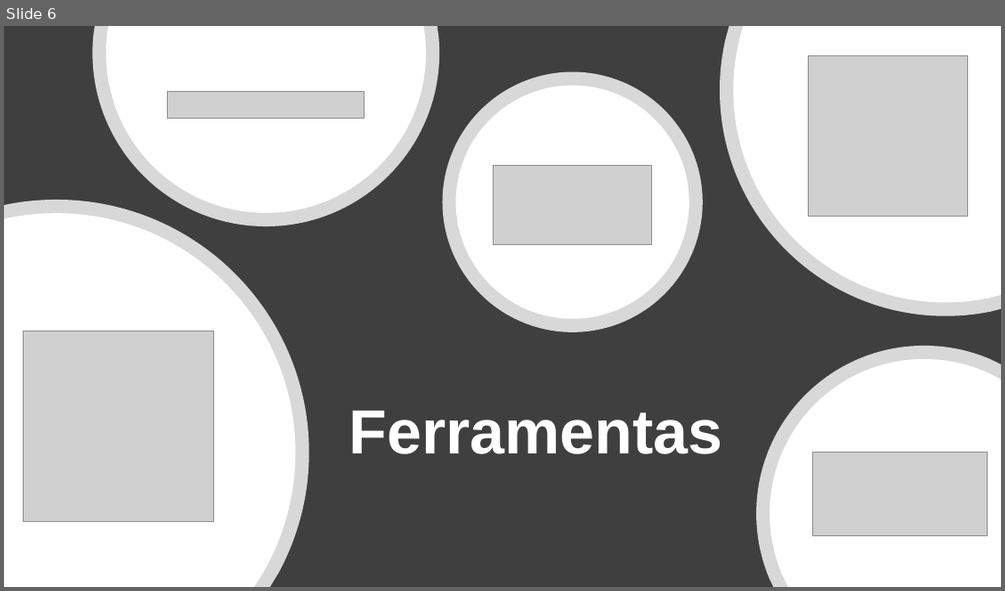
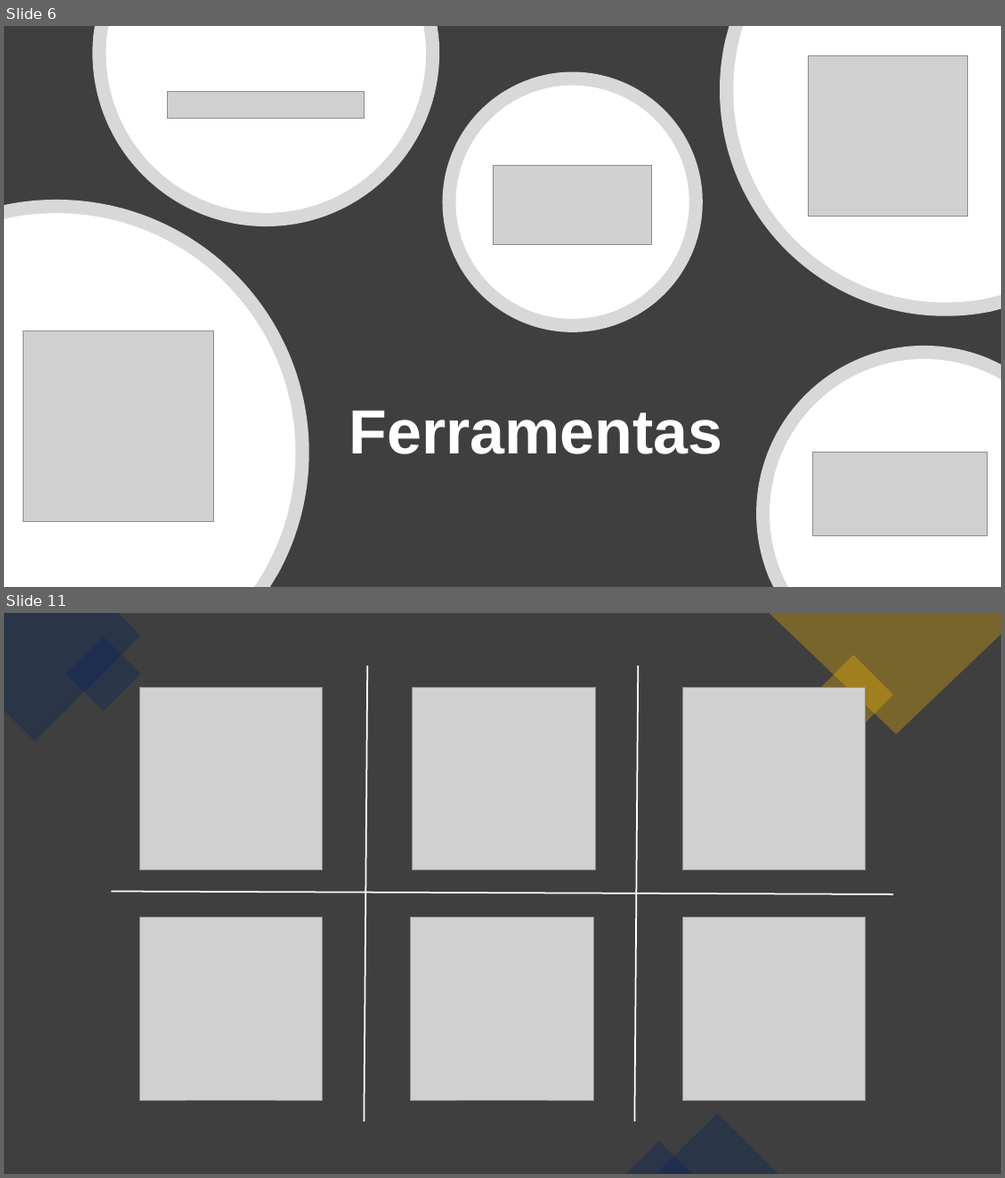
Before and after one commit to TCC-Disk-Pizza-Nostra-Casa/Conteudo_TCC, a slide deck: Planejamento/TCC - Desenvolvimento de Sistemas - Pizzaria.pptx. Shown one above the other, each under a label of ours: slide 6 before the commit, slides 6 and 11 after it; the slides between them are not shown. The pictures are 1005x591 and 1005x1178 pixels, drawn with LibreOffice and Linux fonts; fonts in the diff are those of the drawing; grey boxes stand for pictures. Boxes give left, top, right and bottom in pixels: in the first picture for what was removed or moved away, otherwise in the second. Text is boxed around its words. In the diff, an @@ line names an element or a change of style, - is before the commit and + after.

```diff
--- a/Planejamento/TCC - Desenvolvimento de Sistemas - Pizzaria.pptx
+++ b/Planejamento/TCC - Desenvolvimento de Sistemas - Pizzaria.pptx
@@ slide 11 added at (4, 613, 1001, 1174), background #3F3F3F @@
@@ rectangle added at (4, 613, 1001, 1174), fill #3F3F3F @@
@@ freeform shape added at (4, 613, 141, 741), fill #002060 at 30% opacity @@
@@ rectangle added at (66, 636, 141, 712), fill #002060 at 30% opacity @@
@@ freeform shape added at (769, 613, 1001, 734), fill #FFC000 at 30% opacity @@
@@ line added from (367, 666) to (364, 1121), #FFFFFF 1.5 pt @@
@@ rectangle added at (365, 666, 370, 1121), fill #404040 @@
@@ line added from (638, 666) to (634, 1121), #FFFFFF 1.5 pt @@
@@ rectangle added at (636, 666, 640, 1121), fill #404040 @@
@@ rectangle added at (813, 655, 893, 735), fill #FFC000 at 30% opacity @@
@@ picture added at (139, 687, 323, 870) @@
@@ picture added at (413, 687, 596, 870) @@
@@ picture added at (683, 687, 866, 870) @@
@@ rectangle added at (97, 892, 907, 896), fill #404040 @@
@@ line added from (893, 894) to (111, 892), #FFFFFF 1.5 pt @@
@@ picture added at (139, 917, 322, 1101) @@
@@ picture added at (411, 917, 594, 1101) @@
@@ picture added at (683, 917, 866, 1101) @@
@@ triangle added at (656, 1113, 778, 1174), fill #002060 at 30% opacity @@
@@ triangle added at (626, 1141, 693, 1174), fill #002060 at 30% opacity @@
```
Also in this commit, not shown: 6 slides changed, 3 other slides added, 4 slides removed, 1 other file.
